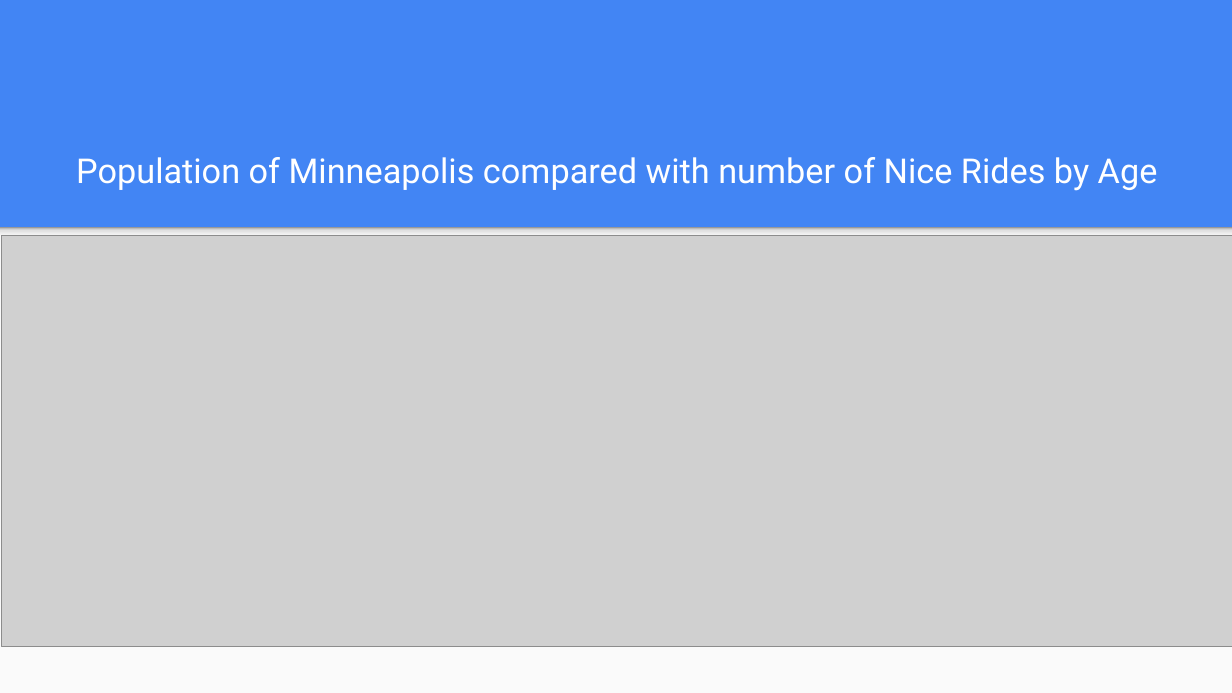
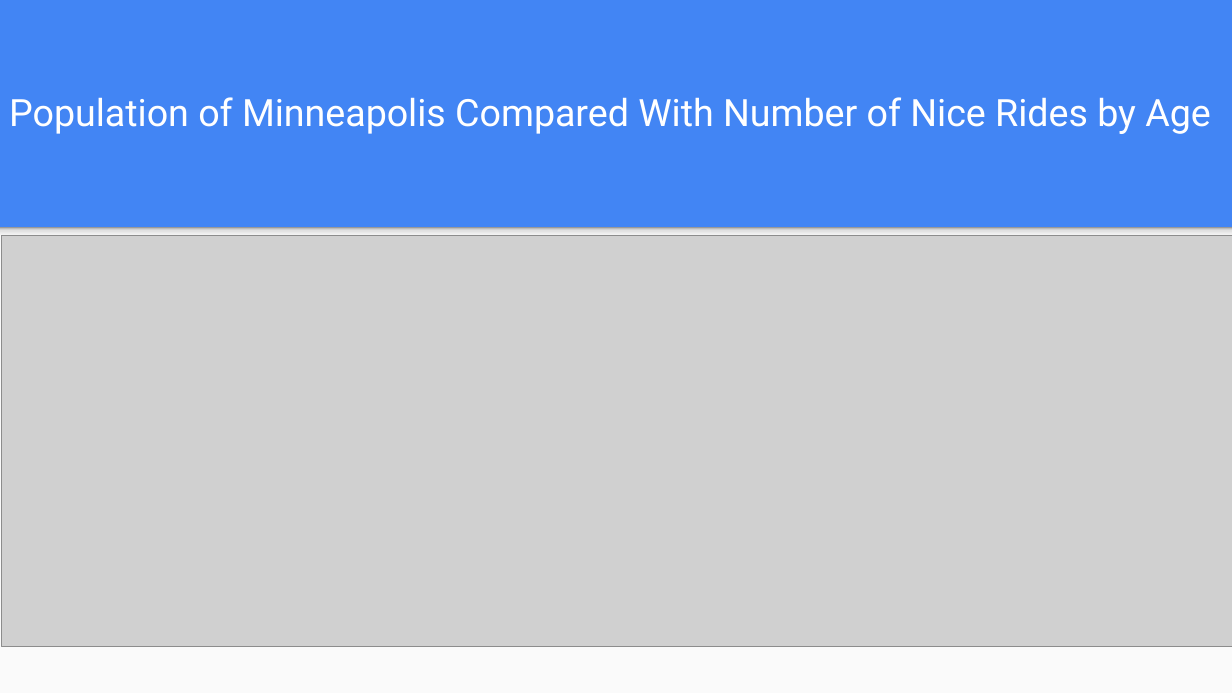
Before and after one commit to tdrygg/Group-Project, a slide deck: slide 16 of Patterns_In_NiceRide_Group6_Final.pptx. Drawn at 1232x693 pixels with LibreOffice and Linux fonts; fonts in the diff are those of the drawing; grey boxes stand for pictures. Boxes give left, top, right and bottom in pixels: in the first picture for what was removed or moved away, otherwise in the second. Text is boxed around its words. In the diff, an @@ line names an element or a change of style, - is before the commit and + after.

```diff
--- a/Patterns_In_NiceRide_Group6_Final.pptx
+++ b/Patterns_In_NiceRide_Group6_Final.pptx
@@ title at (9,97,1211,134): text changed; size 20 to 22 pt @@
-Population of Minneapolis compared with number of Nice Rides by Age
+Population of Minneapolis Compared With Number of Nice Rides by Age
```
Also in this commit, not shown: 11 other slides changed, 2 slides removed.
